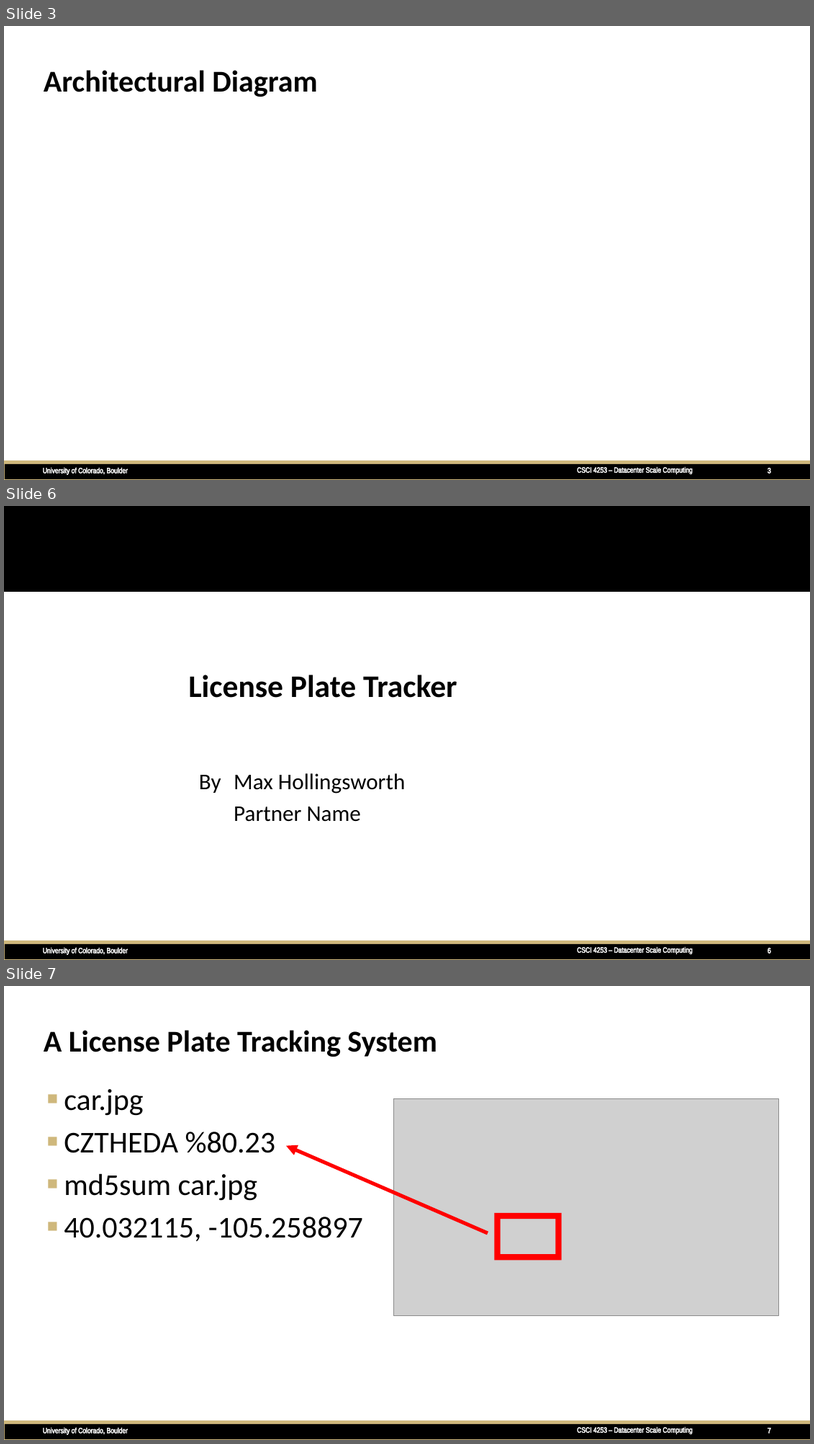
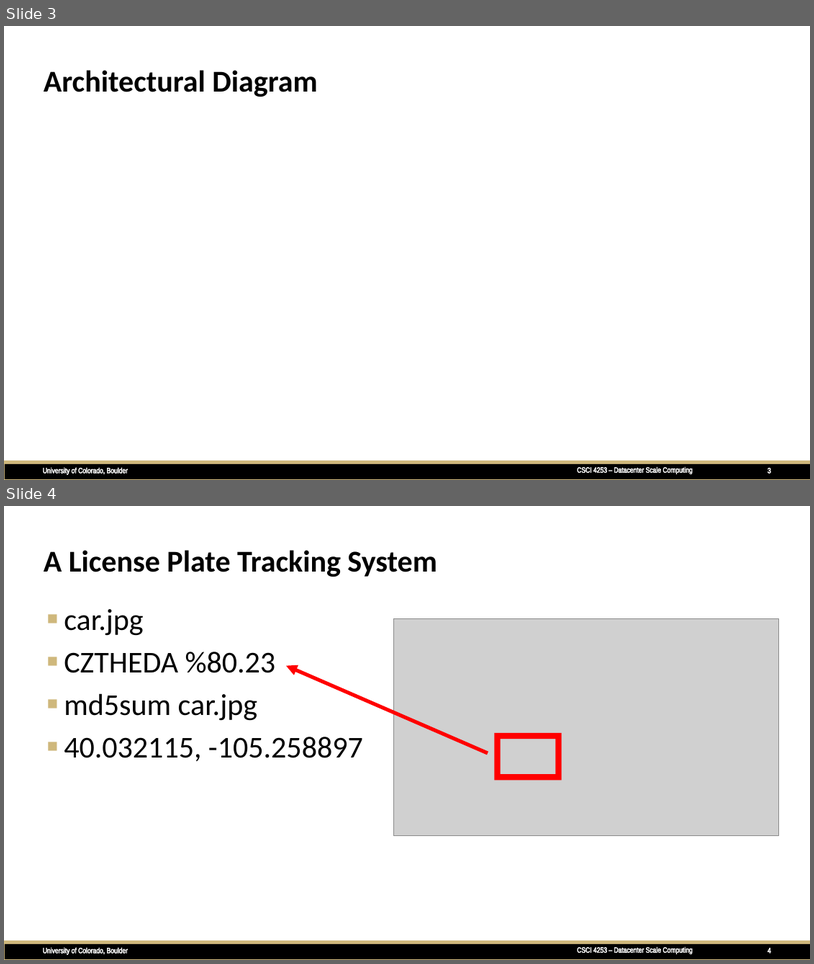
Before and after one commit to sureshnnayak/dcsc_final_project, a slide deck: demoPresentation.pptx. Shown one above the other, each under a label of ours: slides 3, 6 and 7 before the commit, slides 3 and 4 after it; the slides between them are not shown. The pictures are 814x1444 and 814x964 pixels, drawn with LibreOffice and Linux fonts; fonts in the diff are those of the drawing; grey boxes stand for pictures; background and template pictures are left out. Boxes give left, top, right and bottom in pixels: in the first picture for what was removed or moved away, otherwise in the second. Text is boxed around its words. In the diff, an @@ line names an element or a change of style, - is before the commit and + after.

```diff
--- a/demoPresentation.pptx
+++ b/demoPresentation.pptx
@@ slide 6 removed at (x1=4, y1=506, x2=810, y2=960), background #FFFFFF; not listed: 5 template elements that a slide beside it also shows @@
@@ rectangle removed at (x1=4, y1=506, x2=810, y2=592) @@
@@ title removed at (x1=188, y1=674, x2=458, y2=698) @@
-License Plate Tracker
@@ subtitle removed at (x1=199, y1=773, x2=405, y2=821) @@
-By Max Hollingsworth
-Partner Name
@@ page number removed at (x1=784, y1=943, x2=806, y2=959) @@
-6
@@ what was slide 7 is now slide 4 @@
@@ page number at (x1=768, y1=947, x2=772, y2=953): text changed @@
-7
+4
```
Also in this commit, not shown: 2 other slides removed.
